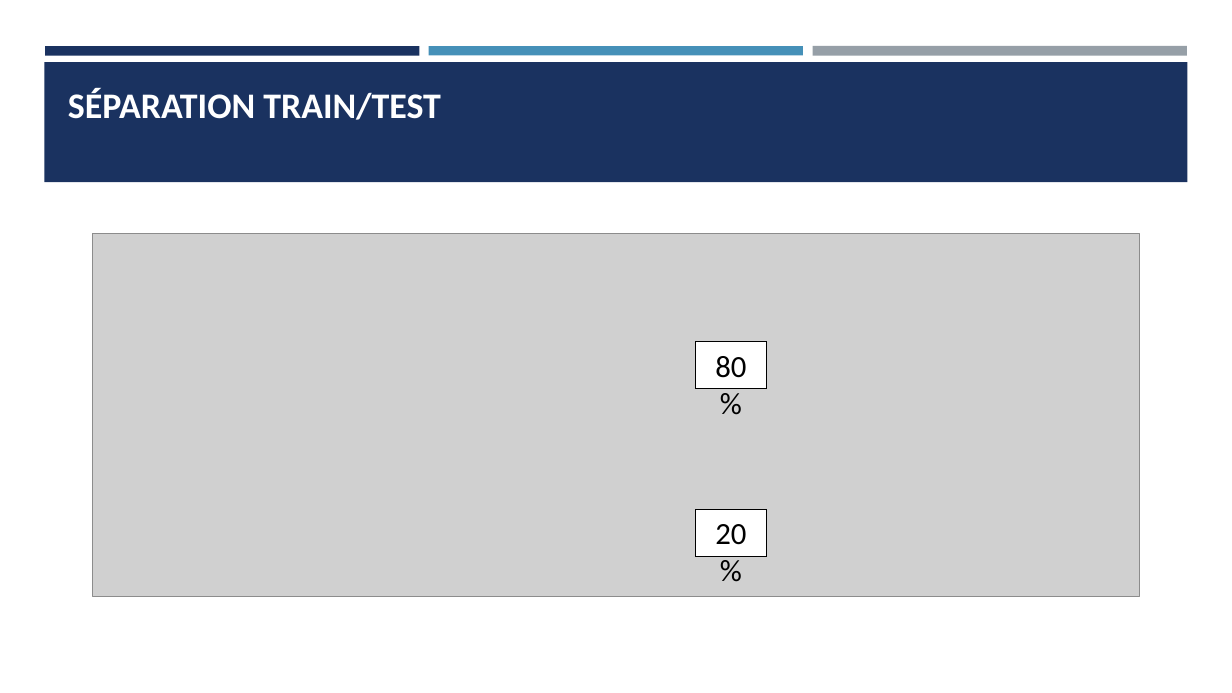
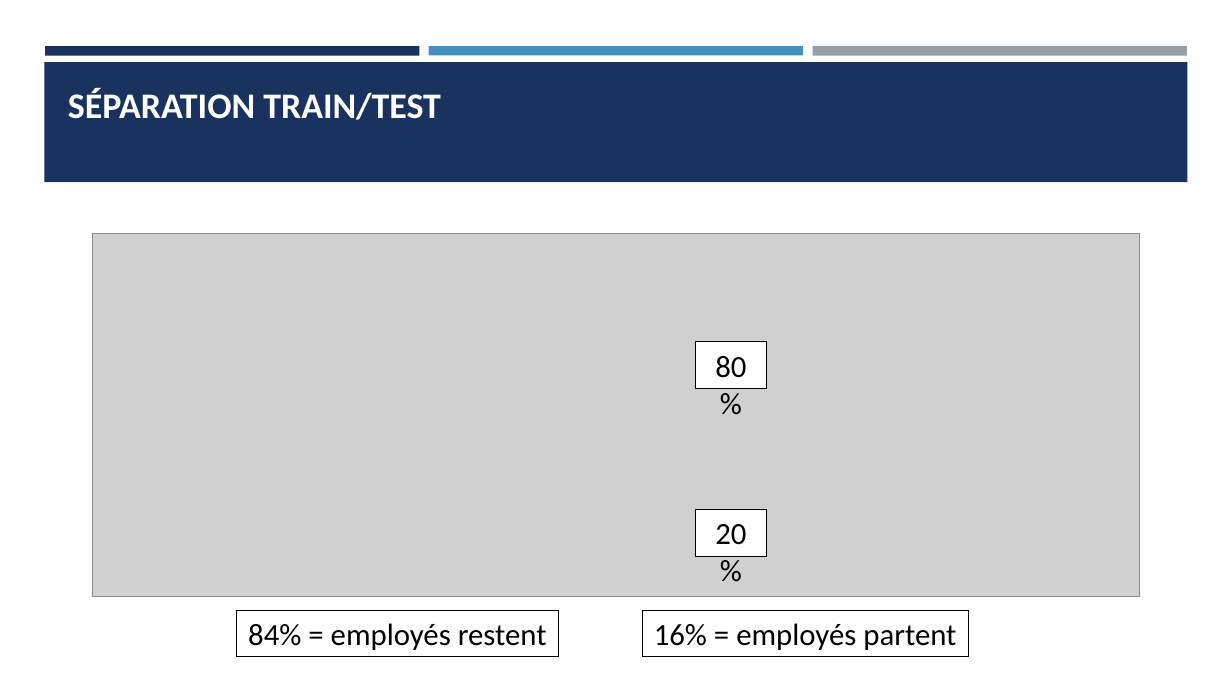
Before and after one commit to Ace4teaM/OCR-NovaTech, a slide deck: slide 23 of Presentation.pptx (slide 31 before the commit). Drawn at 1232x693 pixels with LibreOffice and Linux fonts; fonts in the diff are those of the drawing; grey boxes stand for pictures. Boxes give left, top, right and bottom in pixels: in the first picture for what was removed or moved away, otherwise in the second. Text is boxed around its words. In the diff, an @@ line names an element or a change of style, - is before the commit and + after.

```diff
--- a/Presentation.pptx
+++ b/Presentation.pptx
@@ rectangle added at (237, 611, 559, 657), fill #FFFFFF, outline #000000 0.75 pt, 24 pt, text #000000 @@
+84% = employés restent
@@ rectangle added at (642, 611, 969, 657), fill #FFFFFF, outline #000000 0.75 pt, 24 pt, text #000000 @@
+16% = employés partent
```
Also in this commit, not shown: 13 other slides changed, 11 slides added, 16 slides removed, 15 other files.
